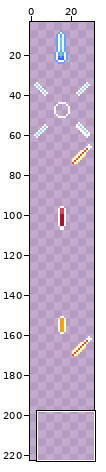
One commit to this pixel-art file: resources/images/animations.ase. The picture above shows the old version from afar; the outline marks the close-up.
Close-up. Before the edit:
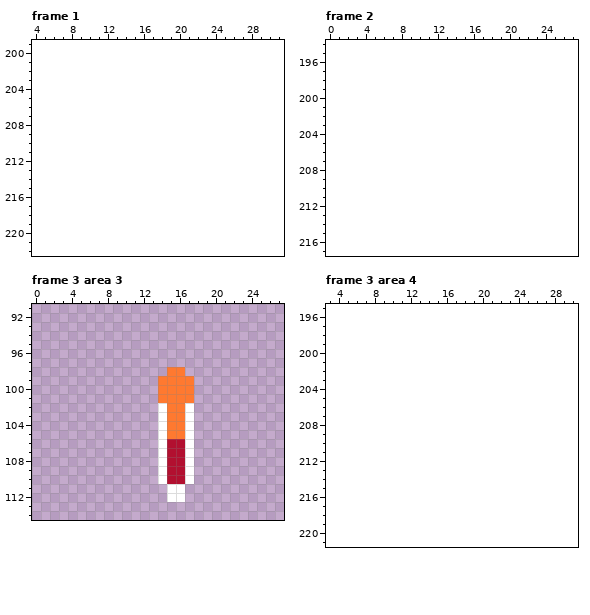
32x192 pixels, 12 frames. Shown: frame 1: x 4..31, y 199..222; frame 2: x 0..27, y 194..217; frame 3 area 3: x 0..27, y 91..114; frame 3 area 4: x 3..30, y 195..221. The old version is drawn lined up with the new one, on the new canvas. The wide view leaves out empty margins. The commit also changed other frames or places, which this record leaves out.
The same view after the edit:
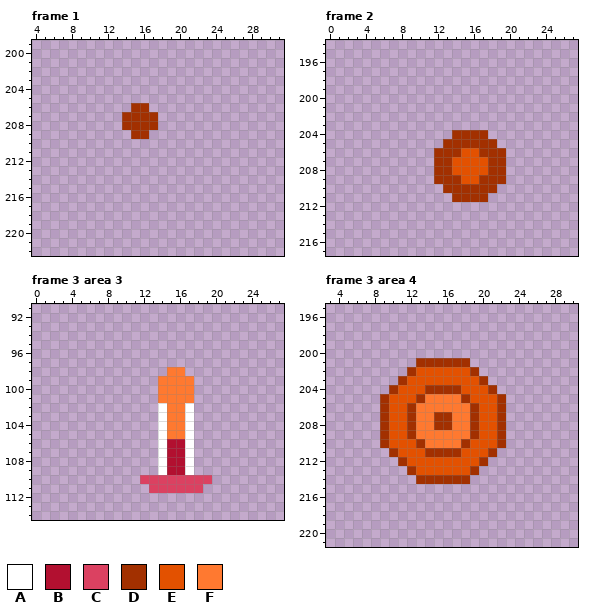
Palette (. is transparent): A #ffffff  B #b21030  C #db4161  D #a23000  E #e35100  F #ff7930
Commit message: add critical hit animation
What changed:
canvas 32x192 -> 32x224
Changed rows in their new state; - is an unchanged pixel.
Frame 1:
first column x 14:
206 -DD-
207 DDDD
208 DDDD
209 -DD-
Frame 2:
first column x 12:
204 --DDDD--
205 -DDDDDD-
206 DDDEEDDD
207 DDEEEEDD
208 DDEEEEDD
209 DDDEEDDD
210 -DDDDDD-
211 --DDDD--
Frame 3 area 3:
first column x 12:
110 CCCCCCCC
111 -CCCCCC-
112 ---..---
Frame 3 area 4:
first column x 9:
201 ----DDDDDD----
202 ---DEEEEEED---
203 --DEEEEEEEED--
204 -DEEEDDDDEEED-
205 DEEEDFFFFDEEED
206 DEEDFFFFFFDEED
207 DEEDFFDDFFDEED
208 DEEDFFDDFFDEED
209 DEEDFFFFFFDEED
210 DEEEDFFFFDEEED
211 -DEEEDDDDEEED-
212 --DEEEEEEEED--
213 ---DEEEEEED---
214 ----DDDDDD----
